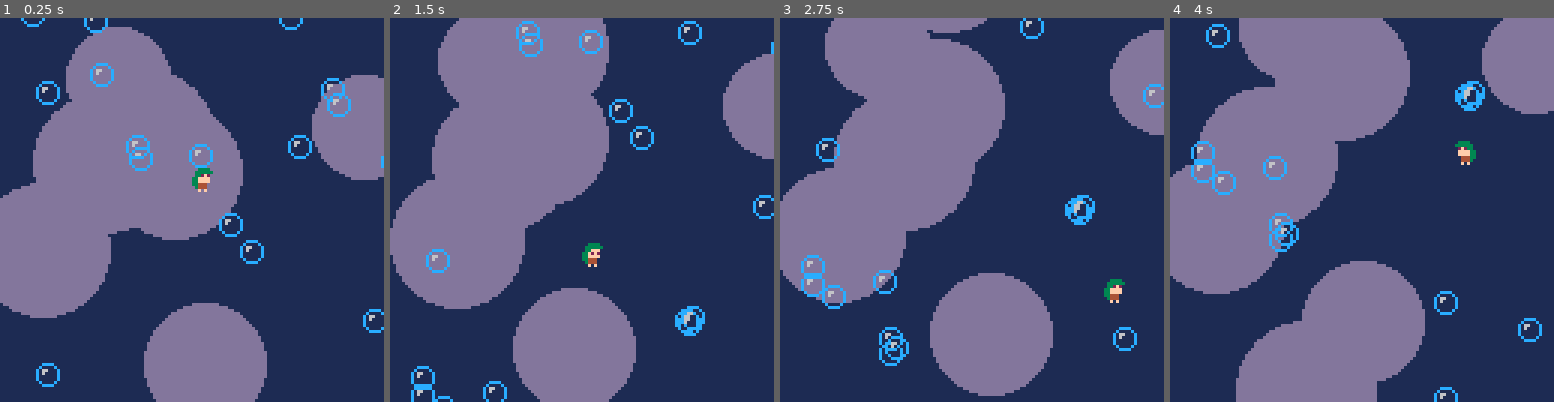
Above: before the commit, frames 1-4 (left to right).
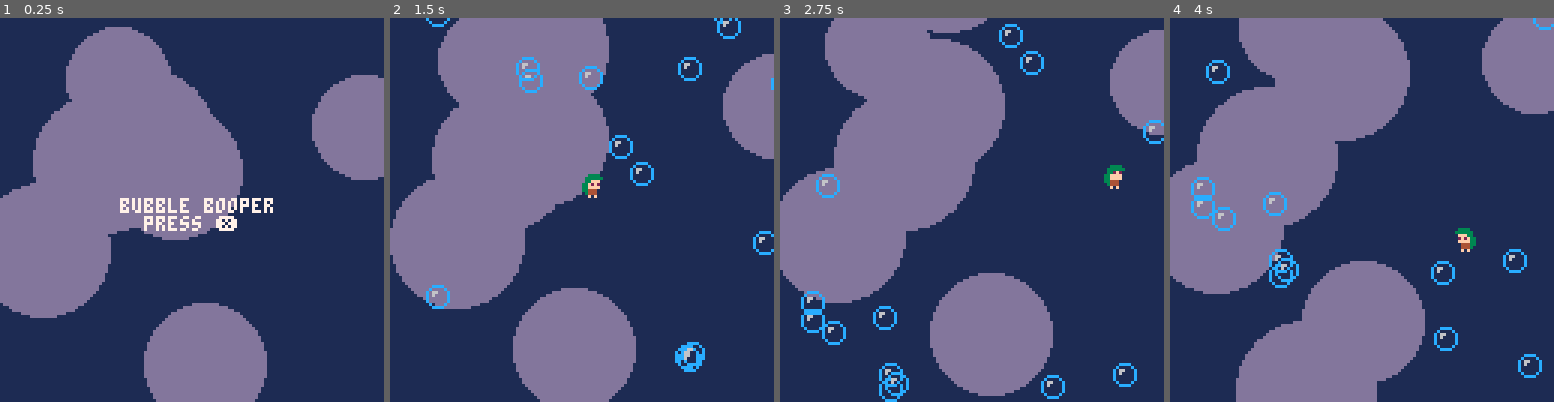
Above: after the commit, the same moments.

Repository: kvognar/bubble-booper
Game: PICO-8 cartridge collab16.p8
The game is run twice, just before and just after one commit, with the same random seed, the same clock (stepped at 60 frames per second) and the same inputs.
Inputs:
- Up to frame 1 (0.25 s): no input
- Up to frame 2 (1.5 s): tap X (X key) at 0.33, 1.07 s
- Up to frame 3 (2.75 s): hold Right 1.6-2.1 s; tap X (X key) at 1.85 s; hold Right from 2.47 s (still down)
- Up to frame 4 (4 s): tap X (X key) at 2.97 s; release Right at 3.03 s; hold Left 3.08-3.58 s

The runs differ from the first frame. In frame 1, 3.3% of the frame differs, in the area x 5-100%, y 0-97%; in frame 2, 3.9%, in the area x 5-100%, y 0-100%; in frame 3, 3.9%; in frame 4, 3.8%.

Commit message:
game states at 518 tokens

Diff:
--- a/collab16.p8
+++ b/collab16.p8
@@ -15,6 +15,7 @@
 
 som={
  _init=function(self)
+  self.state=self.title
   t=0
   for i=0,15 do
    self:make_bubble(rnd(128),rnd(128))
@@ -27,11 +28,23 @@
     y=rnd(128),
     r=15+rnd(10),
     sin_offset=rnd(),
-    dy=-rnd(1,2)}
-    )
+    dy=-rnd(1,2)
+    })
   end
   self.pl={x=64,y=64,dx=0,dy=-2,s=12}
  end,
+ title={
+ _update=function(self)
+  if btn(5) then
+   self.state=self.game
+  end
+ end,
+ _draw=function(self)
+  print("bubble booper",40,60,7)
+  print("press ❎",48,66)
+ end,
+ },
+ game={
  _update=function(self)
   --player
   local pl=self.pl
@@ -48,8 +61,6 @@
    end
   end)
 
-  foreach(self.big_bubbles,self.update_bubble)
-
   --buttons
   if btn(0) then
    pl.dx= -2
@@ -67,37 +78,29 @@
    sfx(8)
    del(self.bubbles, pop)
   end
-
-  t+=.01
  end,
  _draw=function(self)
-  cls()
+  foreach(self.bubbles,self.draw_entity)
+
+  if self.pl.dy<0 then
+   self.pl.s=13
+  else
+   self.pl.s=12
+  end
+  self.draw_entity(self.pl)
+ end,},
+ draw_bg=function(self)
   rectfill(0,0,127,127,1)
   foreach(self.big_bubbles,function(bubble)
    circfill(bubble.x,bubble.y,bubble.r,13)
   end)
-
-  foreach(self.bubbles,self.draw_entity)
-
-  if self.pl.dy<0 then
-   self.pl.s=13
-  else
-   self.pl.s=12
-  end
-  self.draw_entity(self.pl)
  end,
  bubbles={},
  big_bubbles={},
  make_bubble=function(self,x,y)
   add(self.bubbles,{s=29,x=x,y=y})
  end,
- update_bubble=function(bubble)
-  bubble.y+=bubble.dy
-  bubble.x=bubble.sx+5*sin(t+bubble.sin_offset)
-  if bubble.y+bubble.r<0 then
-   bubble.y=150
-  end
- end,
+
  draw_entity=function(entity)
   spr(entity.s,entity.x,entity.y,1,1,entity.left)
  end,
@@ -124,6 +127,25 @@
    end
   end)
   return poppable
+ end,
+
+ _update=function(self)
+   -- background
+  foreach(self.big_bubbles,function(bubble)
+   bubble.y+=bubble.dy
+   bubble.x=bubble.sx+5*sin(t+bubble.sin_offset)
+   if bubble.y+bubble.r<0 then
+    bubble.y=150
+   end
+  end)
+
+  self.state._update(self)
+  t+=.01
+ end,
+ _draw=function(self)
+  cls()
+  self:draw_bg()
+  self.state._draw(self)
  end
 }
 __gfx__
